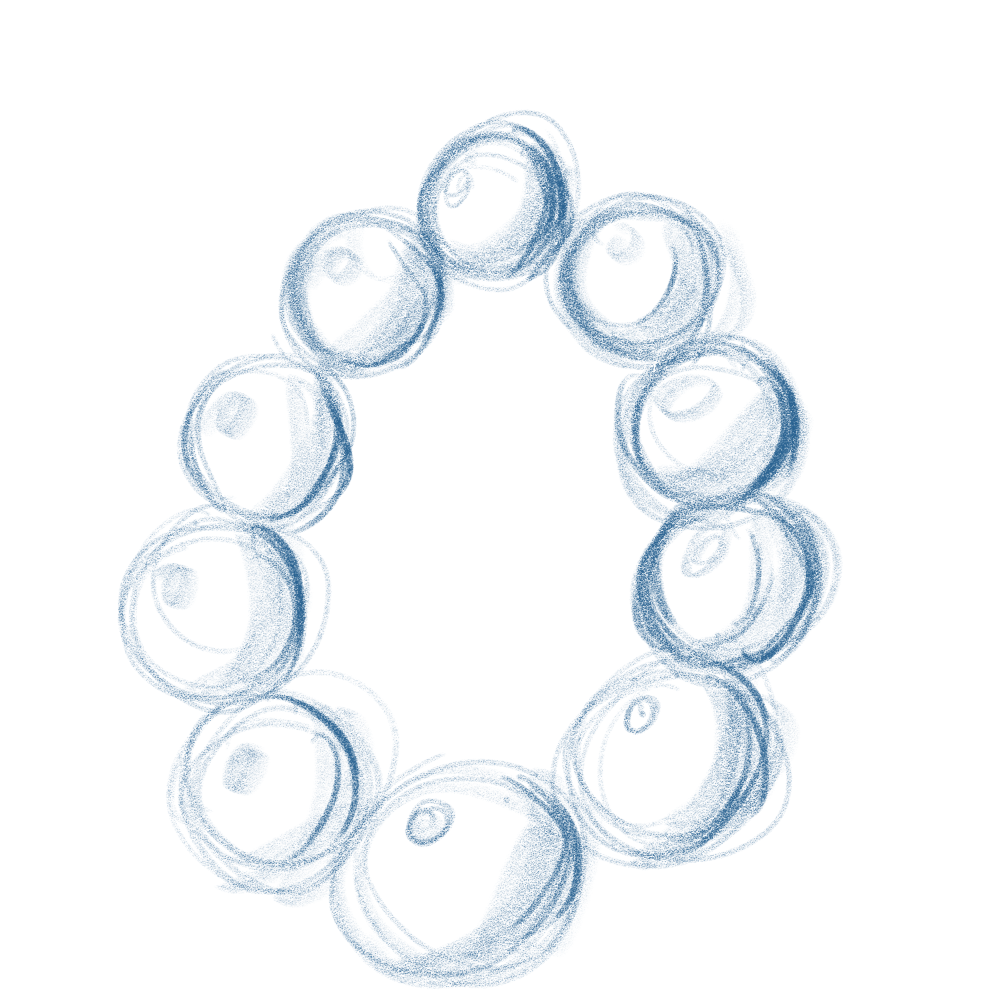
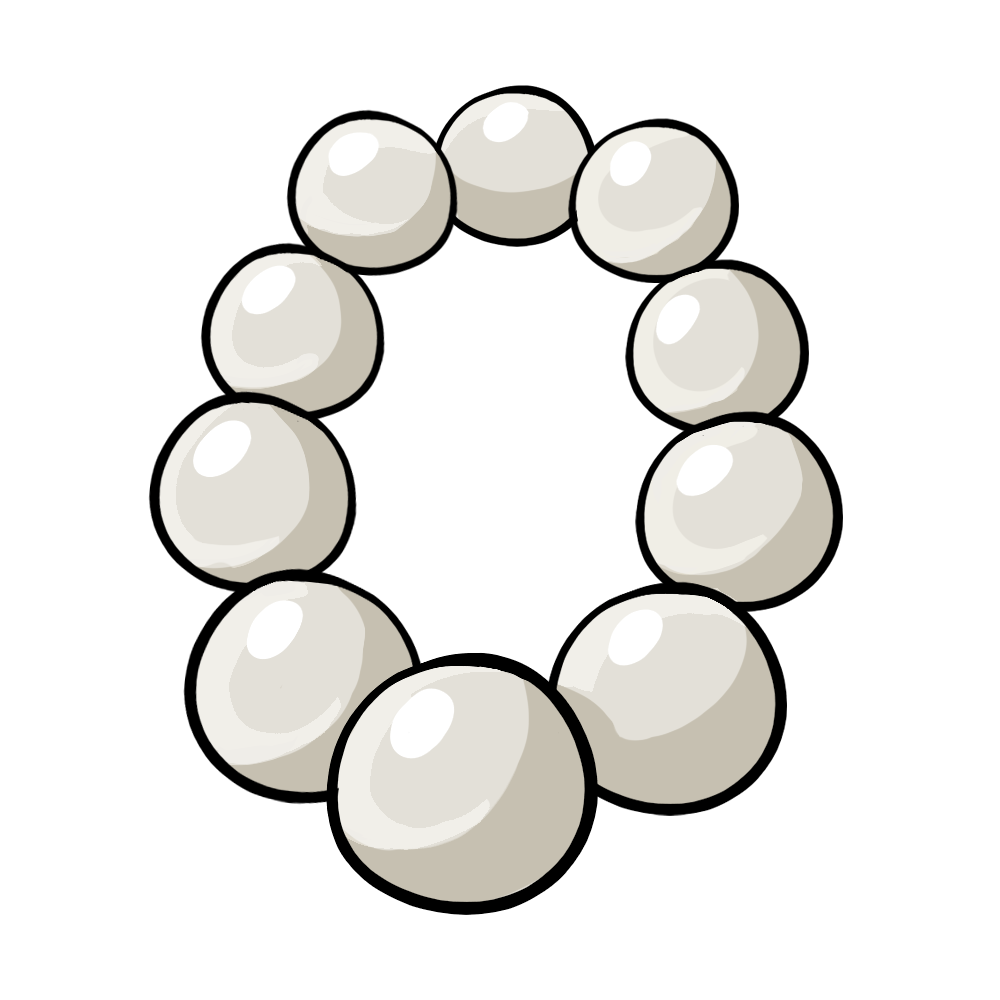
Layered file, before and after one edit (1000×1000). Changes by layer:
added layer "Lineart" above "Shine" over 148, 85, 843, 915
added layer "Shine" above "Light" over 193, 102, 734, 759
added layer "Light" (soft light) above "Shadow" over 152, 89, 799, 850
added layer "Shadow" above "Base" over 158, 122, 839, 911
added layer "Base" above "Pixel layer" over 152, 89, 839, 911
hid "Pixel layer" over 117, 109, 843, 990
hid "Background" over 117, 85, 843, 990
